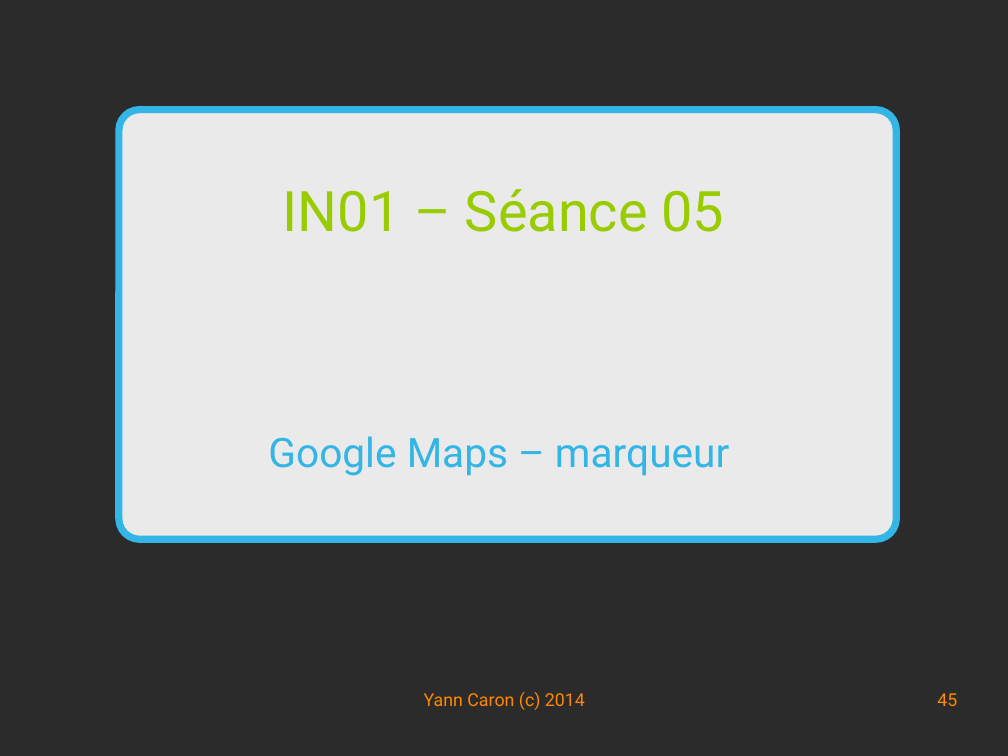
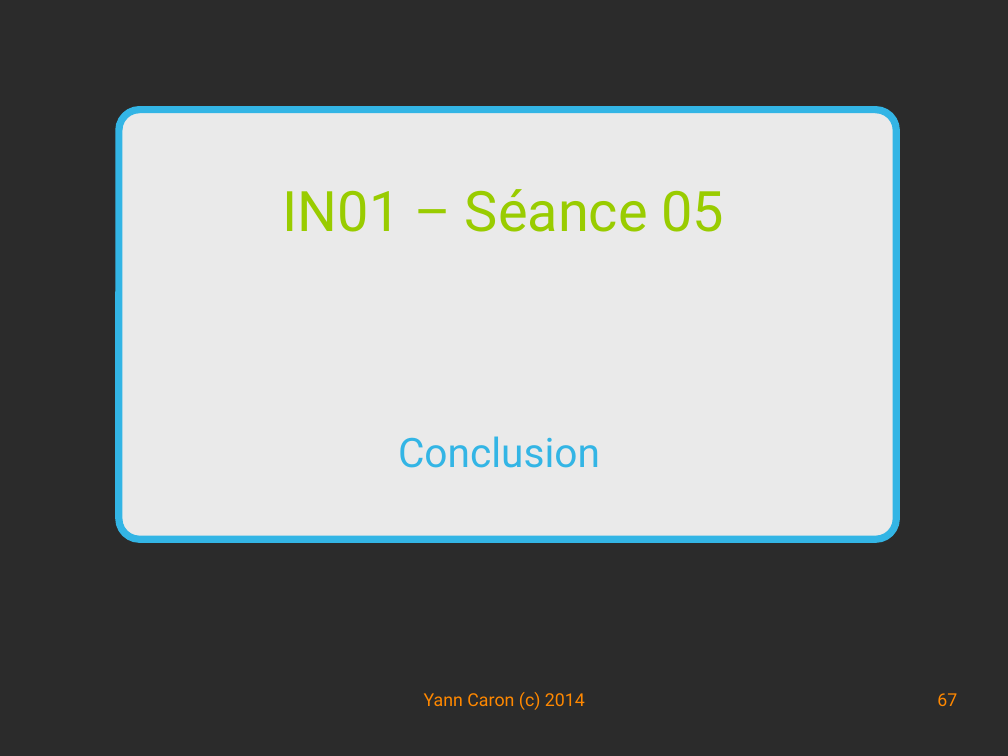
Before and after one commit to YannCaron/Android-ENSG, a slide deck: slide 67 of 05 - Google Map.odp (slide 45 before the commit). Drawn at 1008x756 pixels with LibreOffice and Linux fonts; fonts in the diff are those of the drawing; background and template pictures are left out; a plain dark background stands for a picture behind light text. Boxes give left, top, right and bottom in pixels: in the first picture for what was removed or moved away, otherwise in the second. Text is boxed around its words. In the diff, an @@ line names an element or a change of style, - is before the commit and + after.

Commit message:
Issur #13 Google Map API

```diff
--- a/05 - Google Map.odp
+++ b/05 - Google Map.odp
@@ subtitle at (398, 436, 600, 468): text changed @@
-Google Maps – marqueur
+Conclusion
@@ page number at (937, 693, 957, 706): text changed @@
-45
+67
```
Also in this commit, not shown: 6 other slides changed, 11 slides added, 3 slides removed, 2 other files.
